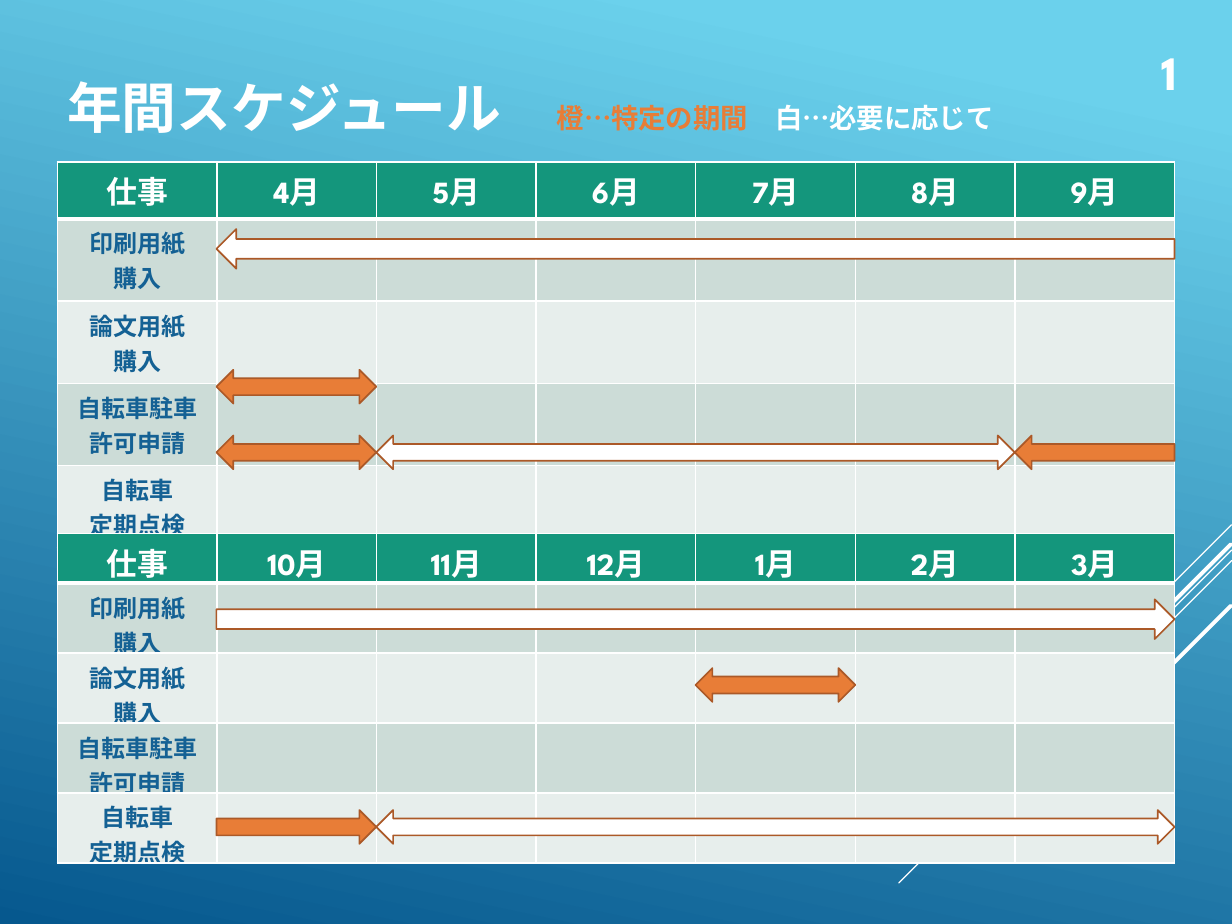
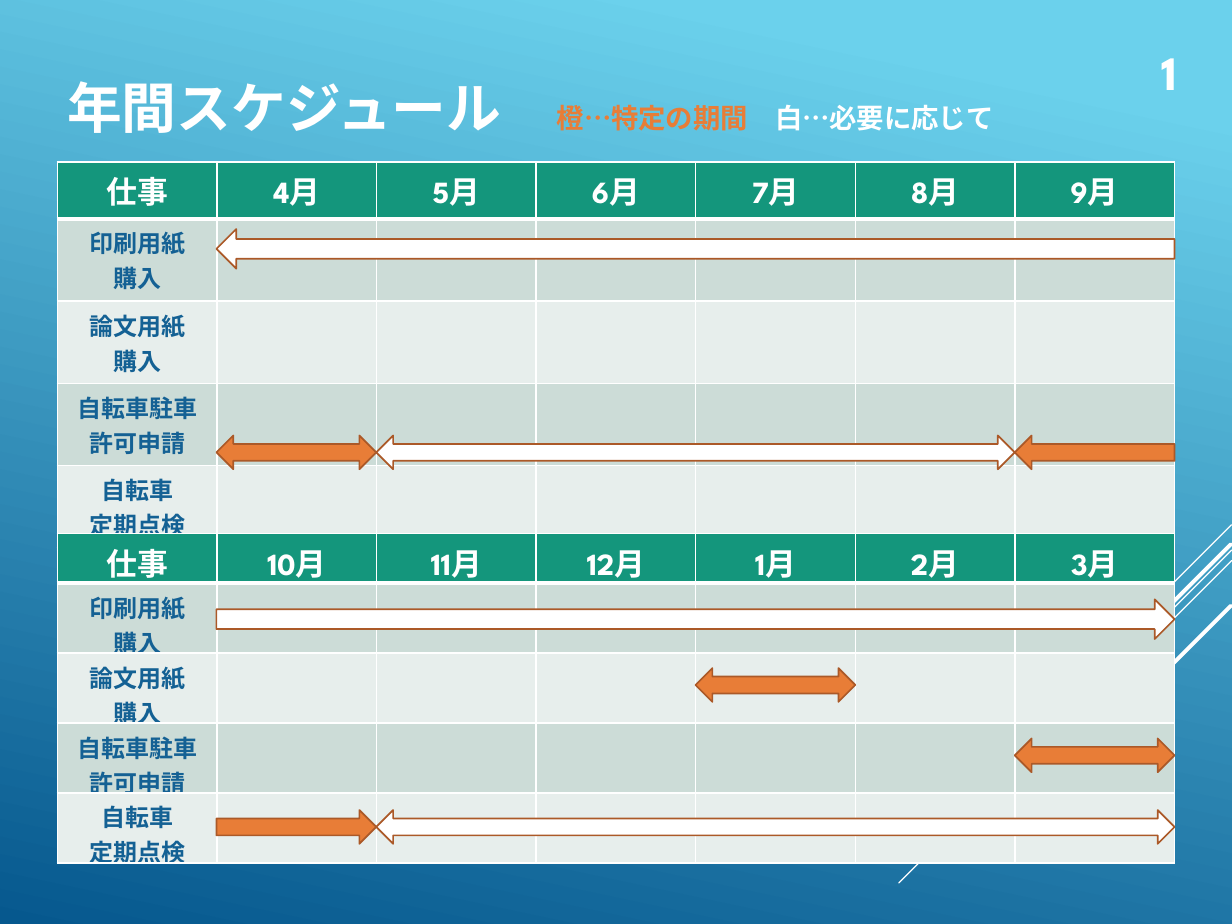
Before and after one commit to whcitizen/citizen-_task, a slide deck: slide 3 of 01_completed/05_lab_orientation/庶務のお仕事.pptx. Drawn at 1232x924 pixels with LibreOffice and Linux fonts; fonts in the diff are those of the drawing. Boxes give left, top, right and bottom in pixels: in the first picture for what was removed or moved away, otherwise in the second. Text is boxed around its words. In the diff, an @@ line names an element or a change of style, - is before the commit and + after.

```diff
--- a/01_completed/05_lab_orientation/庶務のお仕事.pptx
+++ b/01_completed/05_lab_orientation/庶務のお仕事.pptx
@@ left right arrow: place and size @@
-left right arrow at (217,370,377,403)
+left right arrow at (1015,738,1175,771)
```
Also in this commit, not shown: 4 other slides changed, 9 other files.
